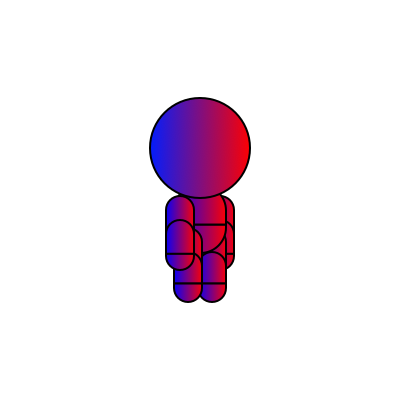
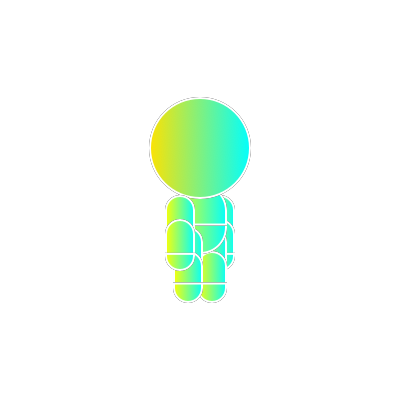
Layer changes from the first 400×400 image to the second:
added layer "AF2 #2" in group "AF2" over (165, 252, 195, 271)
added layer "AF1 #2" in group "AF1" over (165, 219, 195, 255)
added layer "AF0 #2" in group "AF0" over (165, 195, 195, 247)
added layer "LF2 #2" in group "LF2" over (173, 282, 203, 303)
added layer "LF1 #2" in group "LF1" over (173, 251, 203, 285)
added layer "LF0 #2" in group "LF0" over (173, 227, 203, 279)
added layer "H #2" in group "H" over (149, 97, 251, 199)
added layer "T0 #2" in group "T0" over (173, 184, 227, 226)
added layer "T1 #2" in group "T1" over (173, 223, 227, 254)
added layer "LB2 #2" in group "LB2" over (197, 282, 227, 303)
added layer "LB1 #2" in group "LB1" over (197, 251, 227, 285)
added layer "LB0 #2" in group "LB0" over (197, 227, 227, 279)
added layer "AB2 #2" in group "AB2" over (205, 252, 235, 271)
added layer "AB1 #2" in group "AB1" over (205, 219, 235, 255)
added layer "AB0 #2" in group "AB0" over (205, 195, 235, 247)
